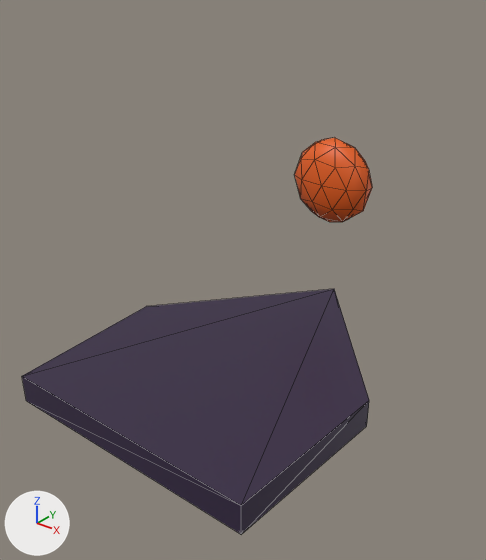
Renders of the glTF model assets/models/items/obsidian_shield.glb from each side of a commit.
The view is the same before and after, from a camera (50 mm lens) standing at (0.383, -0.607, 0.393) and looking at (0.009, -0.139, 0.103). The lights are fixed; the arrows at lower left show +X, +Y and +Z. The picture after the commit comes second. Mesh edges are drawn as thin lines. Vertices at exactly the same position are counted once.

The first picture shows 'obsidian_shield_v0'.
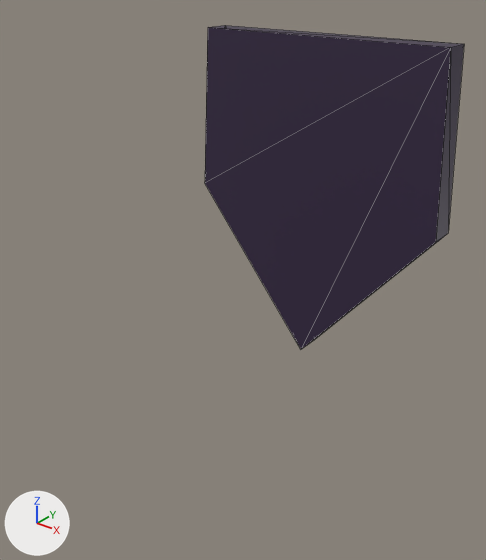
What differs and where, as boxes [x1, y1, x2, y2] in the pictures (486 x 560 px; the box of a moved part takes in the faces that stretch with it):
'obsidian_shield_v0', reshaped (26% narrower, 18% shorter): before [22, 138, 372, 534]; after [205, 25, 464, 349]
part 1 of me_obsidian_shield_v0, moved or reshaped: before [22, 289, 369, 534]; after [205, 25, 464, 349]

Diff of the bpy script that builds the scene:
```diff
--- a/assets/models/items/obsidian_shield.glb.py
+++ b/assets/models/items/obsidian_shield.glb.py
@@ me_obsidian_shield_v0 @@
 # used by ob_obsidian_shield_v0; location = (0.0, 0.0, 0.0)
-me_obsidian_shield_v0.from_pydata(...)  # 52 vertices, 96 faces; spans x -0.15..0.15, y -0.305..0.058, z -0.015..0.21
+me_obsidian_shield_v0.from_pydata(...)  # 52 vertices, 96 faces; spans x -0.15..0.15, y -0.015..0.058, z -0.04..0.32
+# me_obsidian_shield_v0 part 1: the loose piece of 10 vertices spanning x -0.15..0.15, y -0.305..0.055, z -0.015..0.015 is turned -90 degrees about the x axis through its middle, then moved by (0.0, 0.125, 0.14)
 me_obsidian_shield_v0.materials.append(mat_prop_iron)
```
